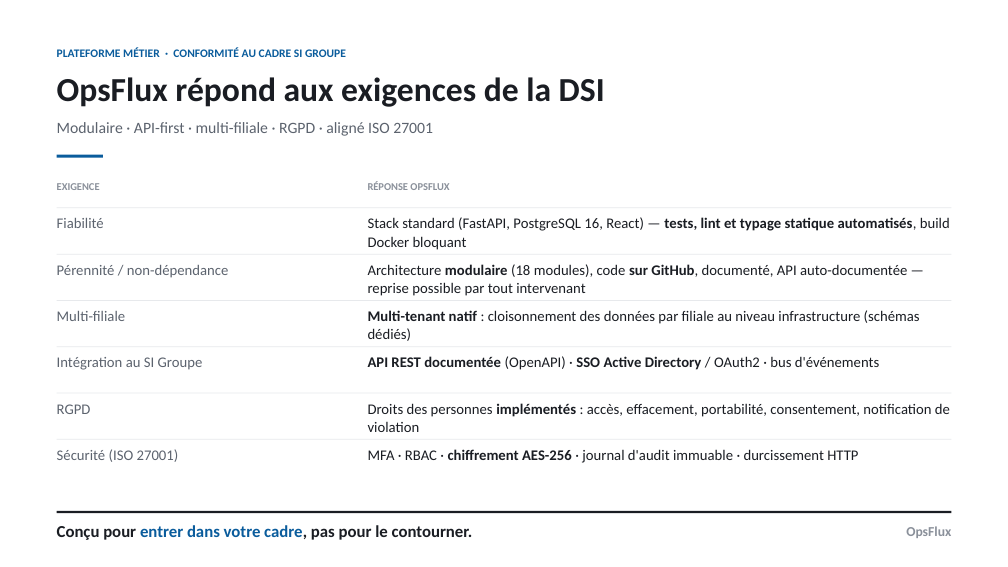
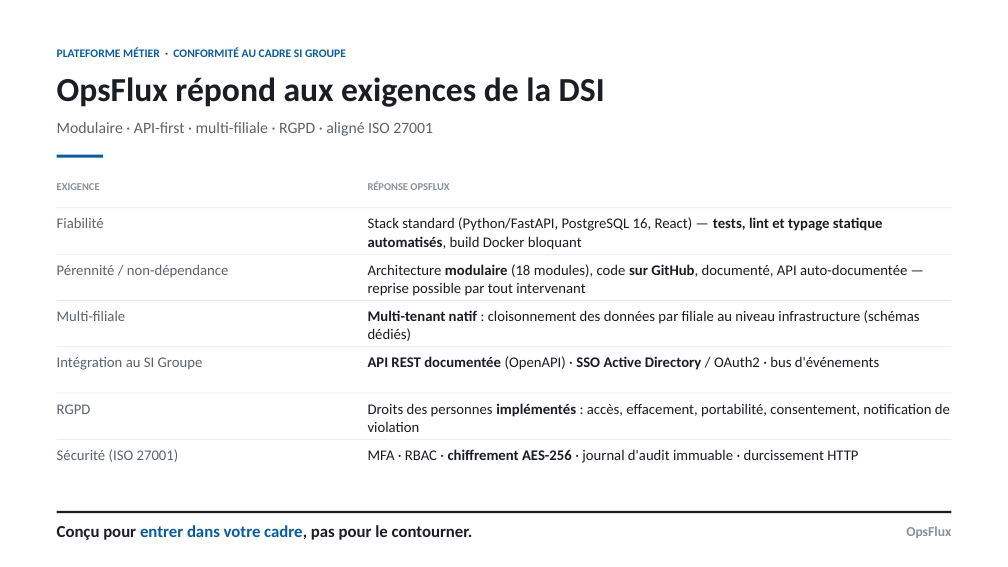
Before and after one commit to hmunyeku/OPSFLUX, a slide deck: slide 1 of docs/demo-dsi-slide.pptx. Drawn at 1008x567 pixels with LibreOffice and Linux fonts; fonts in the diff are those of the drawing. Boxes give left, top, right and bottom in pixels: in the first picture for what was removed or moved away, otherwise in the second. Text is boxed around its words. In the diff, an @@ line names an element or a change of style, - is before the commit and + after.

```diff
--- a/docs/demo-dsi-slide.pptx
+++ b/docs/demo-dsi-slide.pptx
@@ text at <box>368,217,883,250</box>: text changed @@
-Stack standard (FastAPI, PostgreSQL 16, React) — tests, lint et typage statique automatisés, build Docker bloquant
+Stack standard (Python/FastAPI, PostgreSQL 16, React) — tests, lint et typage statique automatisés, build Docker bloquant
```
Also in this commit, not shown: 1 slide added, 5 other files.
